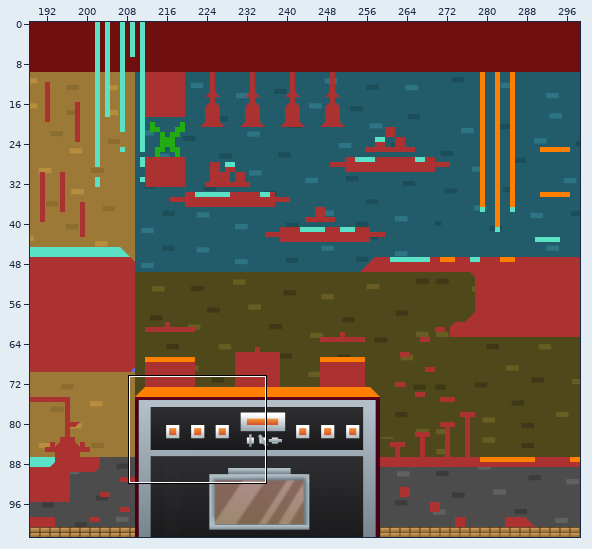
Level history. Tiled map: ETPA2122_CRJVB1A_Platformer_OsborneSebastien/map.tmx. Above, an overview of the earlier version with the close-up marked.
Close-up. As it was:
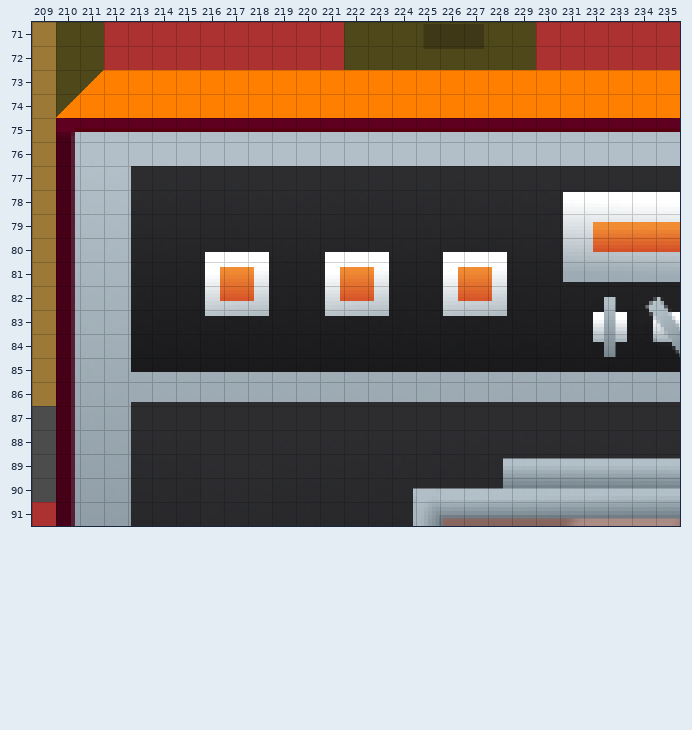
Cells are 32x32 px. Shown: x 209..235, y 71..91. The commit also changed other parts of the map, which this record leaves out.
New version:
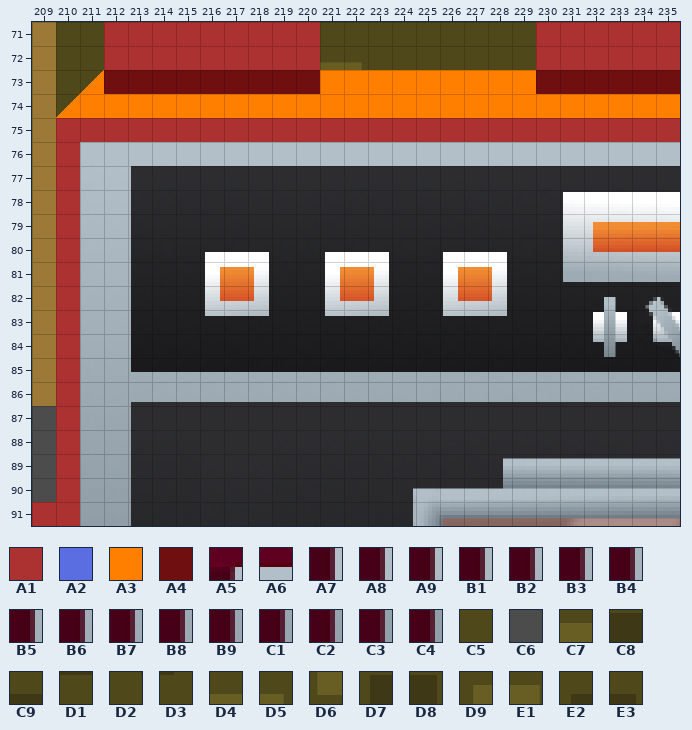
Key: from "block": A1 0, A2 1, A3 3, A4 4; from "kitchen": A5 583, A6 584, A7 744, A8 905, A9 1066, B1 1227, B2 1388, B3 1549, B4 1710, B5 1871, B6 2032, B7 2193, B8 2354, B9 2515, C1 2676, C2 2837, C3 2998, C4 3159; from "wall": C5 0, C6 60, C7 287, C8 855, C9 893, D1 1242, D2 1727, D3 1730, D4 2171, D5 2172, D6 2290, D7 2535, D8 2537, D9 2543, E1 2545, E2 3011, E3 3013.
__ is an empty cell.
Tiles replaced or removed in this view: A1, A2, A3, A4, A5, A6, A7, A8, A9, B1, B2, B3, B4, B5, B6, B7, B8, B9, C1, C2, C3, C4, C5, C9, D1, D2, D3, E2, E3.
The exact change:
Changed rows in their new state; .. is an unchanged cell.
Layer "bg":
first column x 213:
72 .. .. .. .. .. .. .. .. D4 D5 .. .. .. .. .. .. .. .. .. .. .. .. ..
73 C5 C5 C5 C5 .. .. .. D6 .. .. .. .. .. .. .. .. .. .. .. .. .. .. ..
75 .. .. .. .. .. .. .. .. C5 C5 C5 .. D7 C8 D8 .. .. .. .. .. D9 C7 E1
first column x 210:
83 C5
84 C5
85 C5
86 C5
87 C6
88 C6
89 C6
90 C6
91 C6
Layer "ground":
first column x 210:
71 .. .. .. .. .. .. .. .. .. .. .. __ .. .. .. .. .. .. .. .. .. .. .. .. .. ..
72 .. .. .. .. .. .. .. .. .. .. .. __ .. .. .. .. .. .. .. .. .. .. .. .. .. ..
73 .. .. A4 A4 A4 A4 A4 A4 A4 A4 A4 .. .. .. .. .. .. .. .. .. A4 A4 A4 A4 A4 A4
75 A1 A1 A1 A1 A1 A1 A1 A1 A1 A1 A1 A1 A1 A1 A1 A1 A1 A1 A1 A1 A1 A1 A1 A1 A1 A1
76 A1 .. .. .. .. .. .. .. .. .. .. .. .. .. .. .. .. .. .. .. .. .. .. .. .. ..
77 A1 .. .. .. .. .. .. .. .. .. .. .. .. .. .. .. .. .. .. .. .. .. .. .. .. ..
78 A1 .. .. .. .. .. .. .. .. .. .. .. .. .. .. .. .. .. .. .. .. .. .. .. .. ..
79 A1 .. .. .. .. .. .. .. .. .. .. .. .. .. .. .. .. .. .. .. .. .. .. .. .. ..
80 A1 .. .. .. .. .. .. .. .. .. .. .. .. .. .. .. .. .. .. .. .. .. .. .. .. ..
81 A1 .. .. .. .. .. .. .. .. .. .. .. .. .. .. .. .. .. .. .. .. .. .. .. .. ..
82 A1 .. .. .. .. .. .. .. .. .. .. .. .. .. .. .. .. .. .. .. .. .. .. .. .. ..
83 A1 .. .. .. .. .. .. .. .. .. .. .. .. .. .. .. .. .. .. .. .. .. .. .. .. ..
84 A1 .. .. .. .. .. .. .. .. .. .. .. .. .. .. .. .. .. .. .. .. .. .. .. .. ..
85 A1 .. .. .. .. .. .. .. .. .. .. .. .. .. .. .. .. .. .. .. .. .. .. .. .. ..
86 A1 .. .. .. .. .. .. .. .. .. .. .. .. .. .. .. .. .. .. .. .. .. .. .. .. ..
87 A1 .. .. .. .. .. .. .. .. .. .. .. .. .. .. .. .. .. .. .. .. .. .. .. .. ..
88 A1 .. .. .. .. .. .. .. .. .. .. .. .. .. .. .. .. .. .. .. .. .. .. .. .. ..
89 A1 .. .. .. .. .. .. .. .. .. .. .. .. .. .. .. .. .. .. .. .. .. .. .. .. ..
90 A1 .. .. .. .. .. .. .. .. .. .. .. .. .. .. .. .. .. .. .. .. .. .. .. .. ..
91 A1 .. .. .. .. .. .. .. .. .. .. .. .. .. .. .. .. .. .. .. .. .. .. .. .. ..
Layer "hot":
first column x 212:
73 __ __ __ __ __ __ __ __ __ .. .. .. .. .. .. .. .. .. __ __ __ __ __ __
Pixel boxes of the changes (left, top, right, bottom) in both close-ups:
changed: (104, 22, 362, 94)
changed: (536, 70, 680, 94)
changed: (56, 118, 680, 526)
